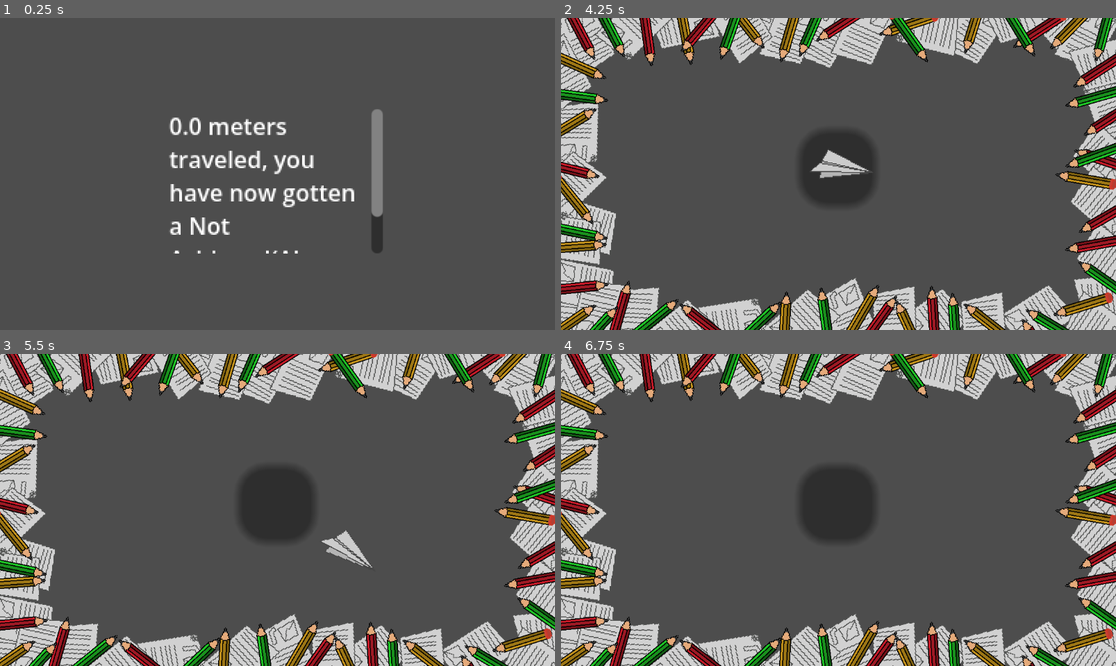
Above: before the commit, frames 1-4 (two rows, left to right).
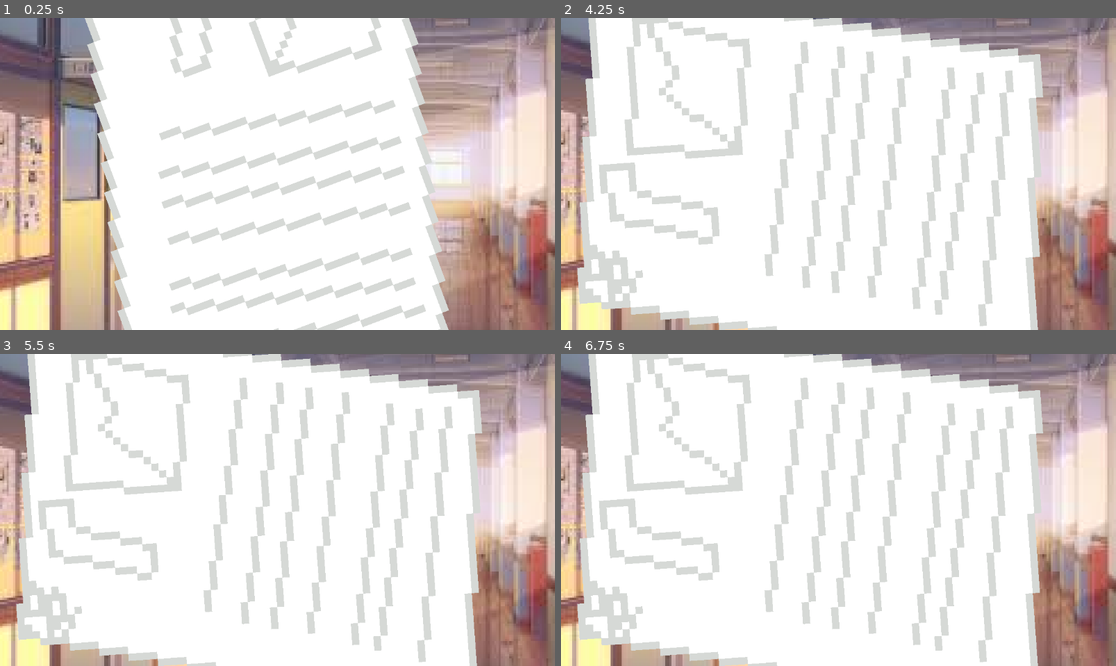
Above: after the commit, the same moments.

Repository: Chickenhatter/swivle-game
Game: Godot game, scene res://scenes/ending.tscn
Same seed, same stepped clock (60 frames per second), same inputs: the game is played once before the commit and once after it. Before the commit the project has no main scene; this scene is started directly in both runs.
Inputs (mouse positions are in pixels of both pictures, inside the frame that each line leads up to):
- Up to frame 1 (0.25 s): no input
- Up to frame 2 (4.25 s): tap Enter at 0.5, 2.75 s; move the mouse to (960, 158) at 0.52 s; hold Right 0.53-1.28 s; hold Space (ui_space) 0.53-1.28 s; click (960, 158) at 0.8 s; move the mouse to (727, 189) at 1.27 s; hold Down 1.28-2.03 s; click (727, 189) at 1.35 s; tap Space (ui_space) at 1.55, 2, 3.05, 3.5 s; move the mouse to (894, 105) at 2.02 s; hold Right 2.03-2.78 s; hold Space (ui_space) 2.03-2.78 s; click (894, 105) at 2.3 s; move the mouse to (810, 236) at 2.77 s; hold Up 2.78-3.53 s; click (810, 236) at 2.85 s; move the mouse to (1005, 220) at 3.52 s; press the mouse at (1005, 220) at 3.53 s; hold Left from 3.53 s (still down); tap Alt at 3.6 s
- Up to frame 3 (5.5 s): release Left at 4.25 s; release the mouse at (444, 556) at 4.25 s; click (277, 503) at 4.27 s; move the mouse to (111, 463) at 5.02 s; hold Left from 5.03 s (still down); tap Shift at 5.1 s; click (111, 463) at 5.17 s; tap Space (ui_space) at 5.3 s
- Up to frame 4 (6.75 s): move the mouse to (866, 510) at 5.77 s; release Left at 5.78 s; hold Down 5.78-6.53 s; hold Space (ui_space) 5.78-6.53 s; click (866, 510) at 6.05 s; move the mouse to (755, 432) at 6.52 s; hold Right from 6.53 s (still down); click (755, 432) at 6.6 s

The runs differ from the first frame. In frame 1, 98% of the frame differs, in the area x 0-100%, y 0-100%; in frame 2, 97%; in frame 3, 97%; in frame 4, 97%.
Error after the commit: Invalid assignment of property or key 'default_color' with value of type 'Color' on a base object of type 'RichTextLabel'. (res://code/ending.gd:15)

Commit message:
3.5hr made the opening have backgrounds and I tried working on end scene

Diff:
--- a/code/character_run.gd
+++ b/code/character_run.gd
@@ -10,7 +10,7 @@
 		speed += 0.001
 		$".".position.x += (0.7+speed)
 		$"../Camera2D".position.x += (0.7+speed)
-		if Input.is_action_pressed('ui_space'):
+		if (Input.is_action_pressed('ui_space')) or (Input.is_action_pressed('ui_lef')):
 			if a < 0:
 				a += 0.08
 			a += 0.06
--- a/code/ending.gd
+++ b/code/ending.gd
@@ -1,7 +1,9 @@
 extends Node2D
 var grade = ''
 func _ready() -> void:
+	$"PixilFrame0(5)".rotation = -5
 	var meter = str(("%0.1f" %(Global.meters)))
+	await get_tree().create_timer(3.0).timeout
 	grade = 'Not Achieved(Aka 50% or lower)'
 	if Global.meters > 50:
 		grade = 'Achieved(Aka 50% or higher)'
@@ -9,10 +11,17 @@
 		grade = 'Merit(Aka 70% or higher)'
 	if Global.meters > 100:
 		grade = 'Excellence(Aka 90% or higher)'
-	$RichTextLabel.text = meter + ' meters traveled, you have now gotten a ' + grade
+	#$RichTextLabel.text = f"[color=black] {meter} meters traveled, you have now gotten a {grade} [/color]"
+	$RichTextLabel.default_color = Color(1, 1, 1, 225)
+	$RichTextLabel.text = meter + 'meters traveled, you have now gotten a' + grade
+	$RichTextLabel.pop()
+	await get_tree().create_timer(6.0).timeout
+	get_tree().change_scene_to_file("res://scenes/start.tscn")
 
 
 # Called every frame. 'delta' is the elapsed time since the previous frame.
 func _process(delta: float) -> void:
-	await get_tree().create_timer(4.0).timeout
-	get_tree().change_scene_to_file("res://scenes/start.tscn")
+	if $"PixilFrame0(5)".rotation < 1.5:
+		$"PixilFrame0(5)".rotation += 0.1
+	else:
+		$"PixilFrame0(5)".rotation = 1.5
--- a/project.godot
+++ b/project.godot
@@ -11,6 +11,7 @@
 [application]
 
 config/name="swivle_game"
+run/main_scene="uid://d17cevgohei5t"
 config/features=PackedStringArray("4.6", "Forward Plus")
 config/icon="res://icon.svg"
 
@@ -29,6 +30,11 @@
 "events": [Object(InputEventKey,"resource_local_to_scene":false,"resource_name":"","device":-1,"window_id":0,"alt_press …(191 unchanged characters)…
 ]
 }
+ui_lef={
+"deadzone": 0.2,
+"events": [Object(InputEventMouseButton,"resource_local_to_scene":false,"resource_name":"","device":-1,"window_id":0,"alt_pressed":false,"shift_pressed":false,"ctrl_pressed":false,"meta_pressed":false,"button_mask":0,"position":Vector2(0, 0),"global_position":Vector2(0, 0),"factor":1.0,"button_index":1,"canceled":false,"pressed":false,"double_click":false,"script":null)
+]
+}
 
 [physics]
 
--- a/scenes/ending.tscn
+++ b/scenes/ending.tscn
@@ -1,6 +1,8 @@
 [gd_scene format=3 uid="uid://cfqv25ihofn7f"]
 
 [ext_resource type="Script" uid="uid://dna65ggh8g0up" path="res://code/ending.gd" id="1_mqjok"]
+[ext_resource type="Texture2D" uid="uid://b5cvpxn26pe65" path="res://assets/back/not_my_image.png" id="2_fyrdv"]
+[ext_resource type="Texture2D" uid="uid://ysf6cnrydmun" path="res://assets/random_items_school/pixil-frame-0(5).png" id="3_2x1jc"]
 
 [node name="Node2D" type="Node2D" unique_id=212336370]
 
@@ -11,7 +13,24 @@
 zoom = Vector2(3, 3)
 
 [node name="RichTextLabel" type="RichTextLabel" parent="ending" unique_id=987884298]
-offset_left = -75.0
-offset_top = -45.0
-offset_right = 73.0
-offset_bottom = 55.0
+z_index = 2
+offset_left = -149.0
+offset_top = -67.0
+offset_right = 151.0
+offset_bottom = 63.0
+bbcode_enabled = true
+
+[node name="Sprite2D" type="Sprite2D" parent="ending" unique_id=422549081]
+z_index = -111
+scale = Vector2(1.5, 1.5)
+texture = ExtResource("2_fyrdv")
+
+[node name="Node2D" type="Node2D" parent="ending" unique_id=1937839338]
+
+[node name="PixilFrame0(5)" type="Node2D" parent="ending" unique_id=800327625]
+
+[node name="PixilFrame0(5)" type="Sprite2D" parent="ending/PixilFrame0(5)" unique_id=1358061186]
+self_modulate = Color(2.6436596, 2.6436596, 2.6436596, 1)
+position = Vector2(27, -54.999996)
+scale = Vector2(5, 5)
+texture = ExtResource("3_2x1jc")
--- a/scenes/moving.tscn
+++ b/scenes/moving.tscn
@@ -425,7 +425,7 @@
 shape = SubResource("RectangleShape2D_3jj4k")
 
 [node name="Sprite2D4" type="Sprite2D" parent="Node2D/obsticals/y_pencil" unique_id=618470834]
-position = Vector2(2802, 163)
+position = Vector2(2809, 200.00002)
 scale = Vector2(3, 3)
 texture = ExtResource("3_3jj4k")
 
@@ -662,7 +662,7 @@
 shape = SubResource("RectangleShape2D_is0w3")
 
 [node name="Sprite2D3" type="Sprite2D" parent="Node2D/obsticals/paper" unique_id=367787672]
-position = Vector2(4484, -36)
+position = Vector2(4658, -25)
 texture = ExtResource("7_goqfi")
 
 [node name="loss" type="Area2D" parent="Node2D/obsticals/paper/Sprite2D3" unique_id=1832958971]
--- a/scenes/start.tscn
+++ b/scenes/start.tscn
@@ -6,6 +6,7 @@
 [ext_resource type="Texture2D" uid="uid://dtuiiflf63n8i" path="res://assets/random_items_school/pixil-frame-0(3).png" id="4_0auqf"]
 [ext_resource type="Texture2D" uid="uid://bkdujt4qk5tou" path="res://assets/random_items_school/pixil-frame-0(4).png" id="5_y16t7"]
 [ext_resource type="Texture2D" uid="uid://ysf6cnrydmun" path="res://assets/random_items_school/pixil-frame-0(5).png" id="6_y16t7"]
+[ext_resource type="Texture2D" uid="uid://b5cvpxn26pe65" path="res://assets/back/not_my_image.png" id="7_4ge6i"]
 
 [node name="Node2D" type="Node2D" unique_id=1792505339]
 
@@ -29,7 +30,7 @@
 scale = Vector2(10, 10)
 
 [node name="Button" type="Button" parent="Node2D/Node2D3/Node2D" unique_id=403214205]
-z_index = -100
+z_index = -1001
 offset_left = -43.0
 offset_top = -28.0
 offset_right = -35.0
@@ -515,4 +516,12 @@
 rotation = 1.8027246
 texture = ExtResource("6_y16t7")
 
+[node name="Node2D5" type="Node2D" parent="Node2D" unique_id=729027942]
+
+[node name="NotMyImage" type="Sprite2D" parent="Node2D/Node2D5" unique_id=896344271]
+z_index = -1000
+position = Vector2(-4, 9)
+scale = Vector2(2, 2)
+texture = ExtResource("7_4ge6i")
+
 [connection signal="pressed" from="Node2D/Node2D3/Node2D/Button" to="Node2D/Node2D3" method="_on_button_pressed"]
